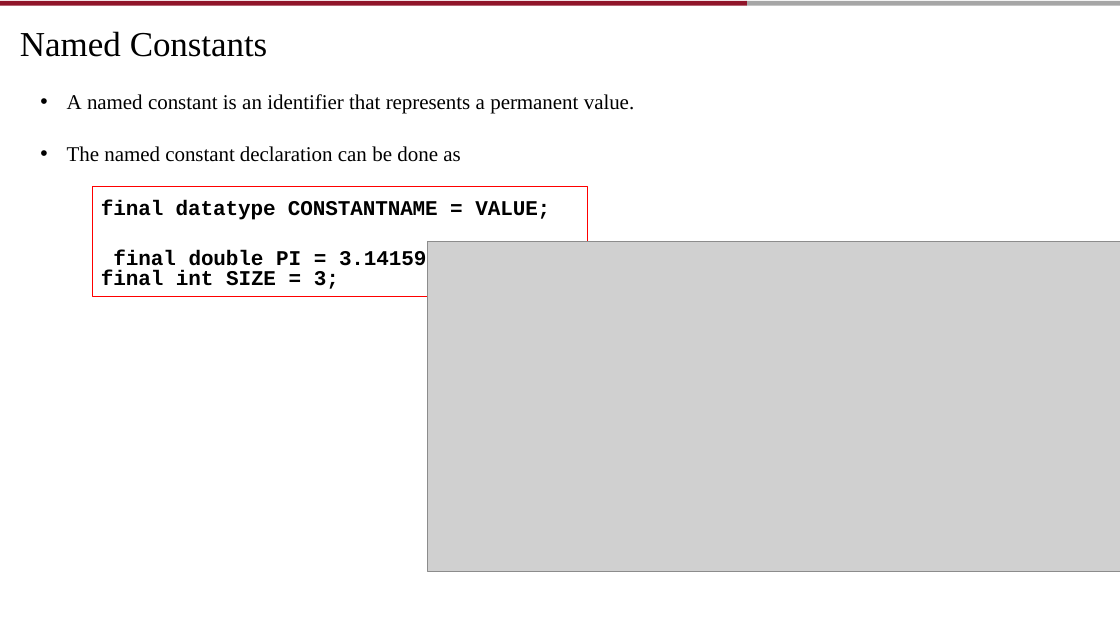
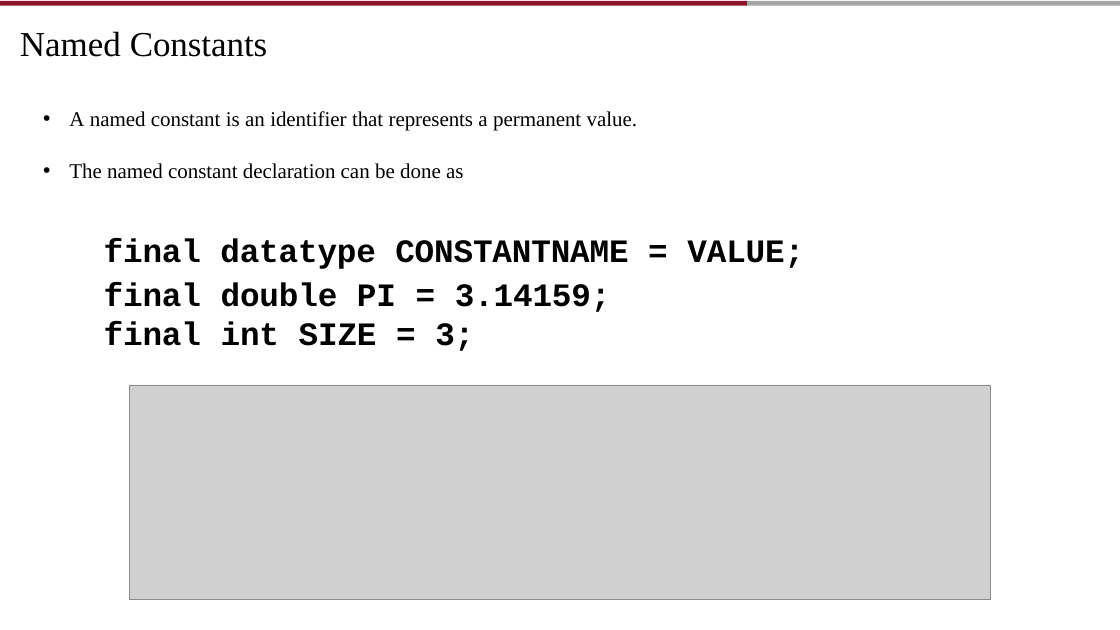
Before and after one commit to AughdonBreslin/CS501IntroToJava, a slide deck: slide 14 of Lectures/2_Elementary_Programming.pptx (slide 12 before the commit). Drawn at 1120x630 pixels with LibreOffice and Linux fonts; fonts in the diff are those of the drawing; grey boxes stand for pictures; background and template pictures are left out. Boxes give left, top, right and bottom in pixels: in the first picture for what was removed or moved away, otherwise in the second. Text is boxed around its words. In the diff, an @@ line names an element or a change of style, - is before the commit and + after.

```diff
--- a/Lectures/2_Elementary_Programming.pptx
+++ b/Lectures/2_Elementary_Programming.pptx
@@ text "A named constant is an ...": place and size @@
-text "A named constant is an ..." at <box>67,94,634,289</box>
+text "A named constant is an ..." at <box>69,111,804,351</box>
@@ freeform shape removed at <box>92,186,588,296</box> @@
@@ text at <box>104,239,804,312</box>: text changed; size 18 to 28 pt @@
-final datatype CONSTANTNAME = VALUE; final double PI = 3.14159;
+final datatype CONSTANTNAME = VALUE;
+final double PI = 3.14159;
@@ text at <box>104,321,474,351</box>: size 18 to 28 pt in "final int SIZE = 3;"; line spacing 17.1pt to 1 @@
@@ picture: place and size @@
-picture at <box>427,241,1120,571</box>
+picture at <box>129,385,991,600</box>
```
Also in this commit, not shown: 21 other slides changed, 7 slides added, 2 slides removed, 6 other files.
